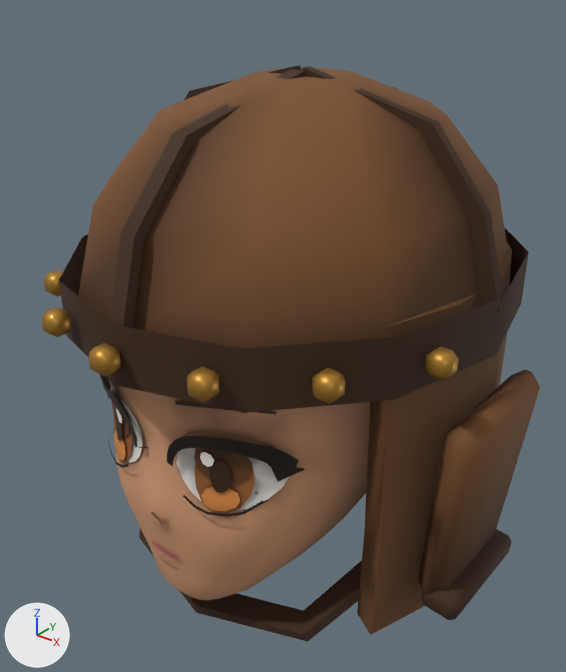
One commit to the glTF model assets/models/gear/h_cap_f.glb: the scene before it, then after it.
Before and after are seen from a 50 mm camera at (0.247, -0.313, 1.78) aimed at (-0.003, -0.001, 1.586). The axes (+X, +Y, +Z) are drawn at lower left. The lights are the same throughout. The picture after the commit comes second. Where no turn or scale is listed for an object, it has been applied to the vertices. Vertices at exactly the same position are counted once.

Objects in the first picture: 'Cap', 'EyeIrisDarkL', 'EyeWhiteL', 'HeadMesh', 'LashL' and 14 more.
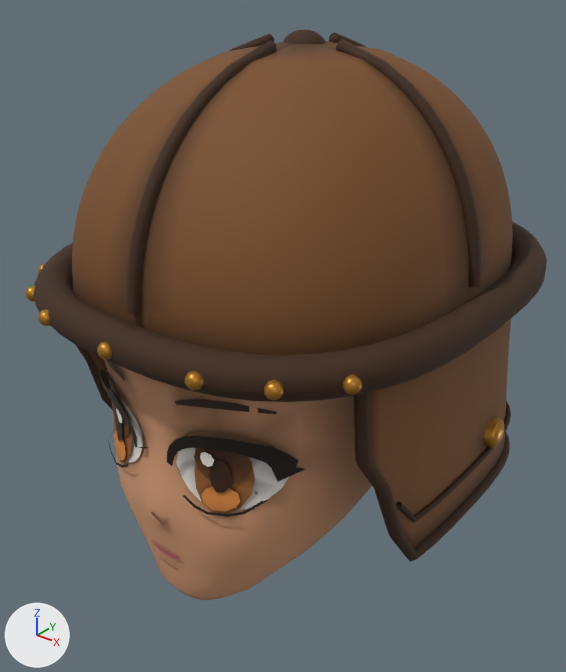
Location of each change, [x1, y1, x2, y2] in pixels of the pictures (566 x 672 px):
'Cap', reshaped (8% shorter)
    before: [42, 65, 540, 642]
    after: [25, 30, 547, 562]
part 1 of me_cap_001, rebuilt
    before: [357, 243, 512, 635]
    after: [88, 319, 511, 548]
part 2 of me_cap_001, rebuilt
    before: [78, 68, 511, 349]
    after: [72, 41, 513, 355]
part 3 of me_cap_001, rebuilt (mostly hidden)
    before: [184, 65, 301, 100]
    after: [229, 34, 275, 51]
part 4 of me_cap_001, rebuilt (23% narrower, 6% taller)
    before: [110, 69, 305, 328]
    after: [127, 40, 277, 315]
part 5 of me_cap_001, rebuilt (not visible before)
    after: [329, 32, 366, 47]
part 6 of me_cap_001, rebuilt (28% narrower)
    before: [302, 66, 504, 313]
    after: [336, 39, 481, 288]
part 7 of me_cap_001, deleted
    before: [421, 529, 512, 620]
part 8 of me_cap_001, deleted
    before: [425, 346, 459, 381]
part 9 of me_cap_001, reshaped
    before: [42, 227, 540, 642]
    after: [25, 222, 547, 562]
part 10 of me_cap_001, added
    after: [283, 30, 326, 44]

The change, as a list of edits to the scene's bpy script:
```text
Add mat_gw_cap_brass:
    mat_gw_cap_brass = bpy.data.materials.new('gw_cap_brass')
    # nodes: BsdfPrincipled, Mix, OutputMaterial, VertexColor
    # colours: orange #b8822f, mixed with the vertex colours
Change me_cap_001:
    used by ob_cap; location = (0.0, 0.0, 1.4147)
    remove me_cap_001.from_pydata(...)  # 524 vertices, 952 faces; spans x -0.131..0.131, y -0.133..0.142, z 0.029..0.316
    add me_cap_001.from_pydata(...)  # 3717 vertices, 7193 faces; spans x -0.119..0.119, y -0.129..0.148, z 0.085..0.333
    me_cap_001 part 1: the loose piece of 104 vertices spanning x -0.11..0.11, y -0.052..0.138, z 0.044..0.224 is rebuilt with 810 vertices and now spans x -0.111..0.111, y -0.07..0.14, z 0.088..0.207
    me_cap_001 part 2: the loose piece of 48 vertices spanning x -0.11..0.11, y -0.114..0.134, z 0.214..0.312 is rebuilt with 817 vertices and now spans x -0.101..0.101, y -0.108..0.13, z 0.199..0.329
    me_cap_001 part 3: the loose piece of 16 vertices spanning x -0.118..-0.001, y 0.007..0.013, z 0.215..0.316 is rebuilt with 67 vertices and now spans x -0.105..-0.02, y 0.009..0.015, z 0.225..0.329
    me_cap_001 part 4: the loose piece of 16 vertices spanning x -0.004..0.004, y -0.121..0.009, z 0.215..0.315 is rebuilt with 67 vertices and now spans x -0.003..0.003, y -0.112..-0.012, z 0.224..0.33
    me_cap_001 part 5: the loose piece of 16 vertices spanning x -0.004..0.004, y 0.011..0.141, z 0.215..0.315 is rebuilt with 67 vertices and now spans x -0.003..0.003, y 0.036..0.134, z 0.224..0.33
    me_cap_001 part 6: the loose piece of 16 vertices spanning x 0.001..0.118, y 0.007..0.013, z 0.215..0.316 is rebuilt with 67 vertices and now spans x 0.02..0.105, y 0.009..0.015, z 0.225..0.329
    me_cap_001 part 7: the loose piece of 24 vertices spanning x 0.11..0.13, y -0.029..0.041, z 0.058..0.073 is deleted
    me_cap_001 part 8: the loose piece of 24 vertices spanning x 0.109..0.121, y -0.046..-0.034, z 0.203..0.215 is deleted
    me_cap_001 part 9: 2 vertices moved within x -0.085..0.085, y -0.088, z 0.203; 210 vertices removed from x -0.131..0.131, y -0.133..0.142, z 0.029..0.224; 1735 vertices added at x -0.119..0.119, y -0.129..0.148, z 0.085..0.222
    me_cap_001 part 10: 85 vertices added at x -0.011..0.011, y 0.001..0.023, z 0.313..0.333
    other edits to the shape of me_cap_001 do not show in these pictures
    remove me_cap_001.materials.append(mat_g_brass)
    add me_cap_001.materials.append(mat_gw_cap_brass)
```
